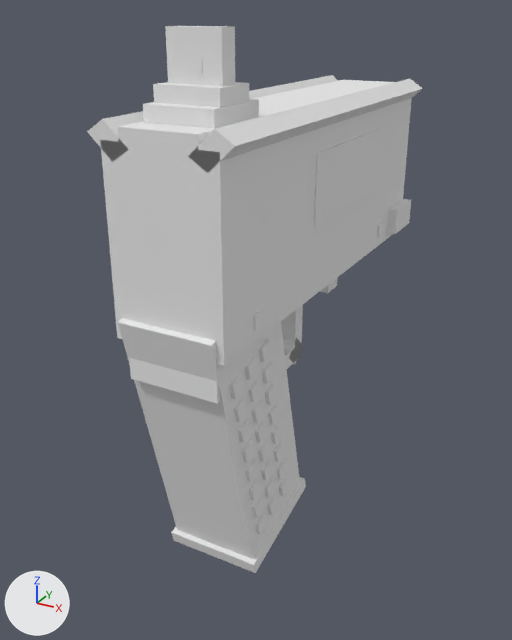
Renders of the OBJ model src/main/resources/assets/mareeletrica/models/block/paint_spas12_view_0.obj from each side of a commit.
Both versions are drawn from a camera (50 mm lens) standing at (1.021, -1.516, 0.775) and looking at (0.468, -0.51, 0.273). The lights are fixed; the arrows at lower left show +X, +Y and +Z. The older version comes first. Where no turn or scale is listed for an object, it has been applied to the vertices. Vertices at exactly the same position are counted once.

Names of what the first picture shows: 'paint_spas12_view_0'.
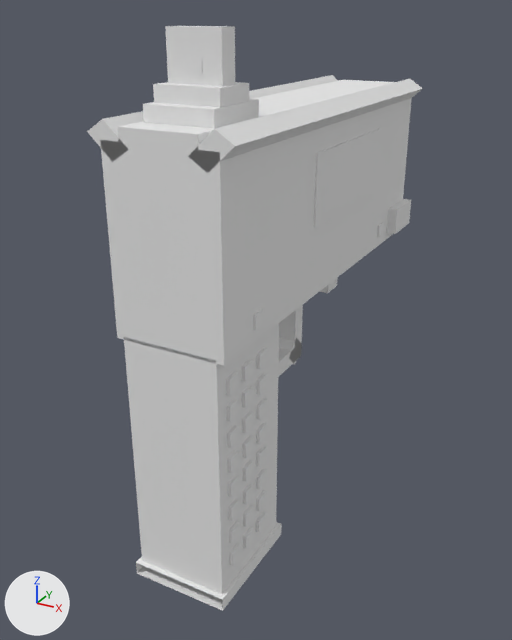
Location of each change, (x1, y1, x2, y2) in pixels of the pictures (512 x 640 px; the box of a moved part takes in the faces that stretch with it):
'paint_spas12_view_0', reshaped (7% taller)
    before: (87, 26, 423, 573)
    after: (87, 26, 423, 611)
part 1 of me_paint_spas12_view_0, moved or reshaped (not visible before)
    after: (243, 527, 254, 549)
part 2 of me_paint_spas12_view_0, moved or reshaped
    before: (118, 318, 306, 573)
    after: (124, 323, 282, 611)

Diff of the bpy script that builds the scene:
```diff
--- a/src/main/resources/assets/mareeletrica/models/block/paint_spas12_view_0.obj.py
+++ b/src/main/resources/assets/mareeletrica/models/block/paint_spas12_view_0.obj.py
@@ me_paint_spas12_view_0 @@
 # used by ob_paint_spas12_view_0; location = (0.0, 0.0, 0.0)
-me_paint_spas12_view_0.from_pydata(...)  # 682 vertices, 501 faces; spans x 0.392..0.608, y -0.825..-0.095, z -0.08..0.755
+me_paint_spas12_view_0.from_pydata(...)  # 674 vertices, 494 faces; spans x 0.392..0.608, y -0.824..-0.095, z -0.068..0.755
+# me_paint_spas12_view_0 part 1: the loose piece of 8 vertices spanning x 0.418..0.424, y -0.741..-0.713, z 0.289..0.318 is turned -14 degrees about the x axis through its middle, then moved by (0.158, -0.011, -0.297)
+# me_paint_spas12_view_0 part 2: 370 vertices moved from x 0.418..0.582, y -0.811..-0.599, z -0.08..0.364 to x 0.418..0.582, y -0.815..-0.626, z -0.068..0.355; 14 vertices removed from x 0.418..0.582, y -0.825..-0.528, z -0.032..0.424; 14 vertices added at x 0.418..0.582, y -0.824..-0.626, z -0.068..0.018
+# other edits to the shape of me_paint_spas12_view_0 do not show in these pictures
 me_paint_spas12_view_0.materials.append(mat_paint)
```
